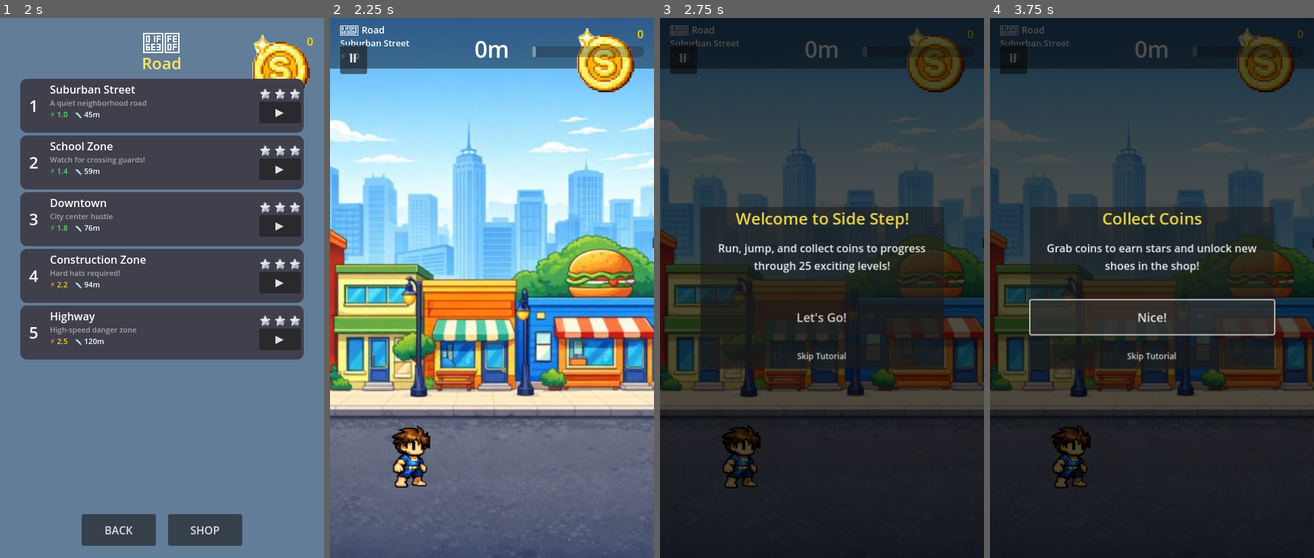
Above: before the commit, frames 1-4 (left to right).
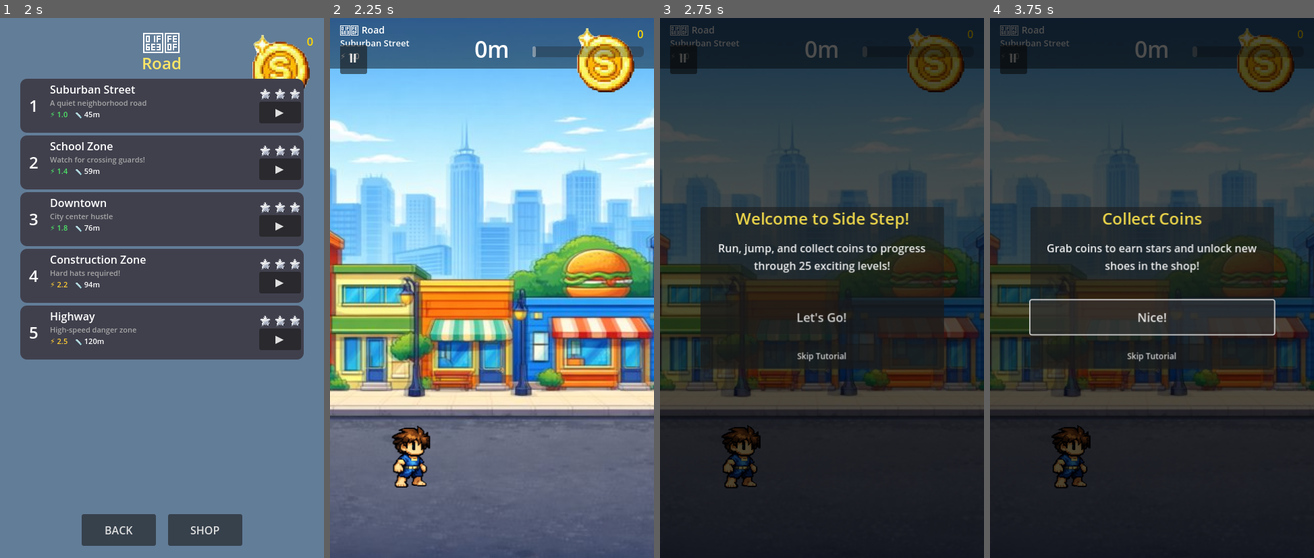
Above: after the commit, the same moments.

Repository: ishaldie/Side-Step
Game: Godot game, scene res://scenes/main_menu.tscn
The game is run twice, just before and just after one commit, with the same random seed, the same clock (stepped at 60 frames per second) and the same inputs. Sound files missing from this copy of the repository are replaced by a short silence.
Inputs:
- Up to frame 1 (2 s): click "PLAY" at 0.5 s; click "▶" at 1.25 s
- Up to frame 2 (2.25 s): click "▶" at 2 s
- Up to frame 3 (2.75 s): no input
- Up to frame 4 (3.75 s): click "Let's Go!" at 2.75 s; click "Got it!" at 3.5 s

Frame 1 is identical in both runs. In frame 2, 14% of the frame differs, in the area x 0-100%, y 16-75%; in frame 3, 4.3%; in frame 4, 4.3%.

Commit message:
Revert "fix(game): rollback parallax background path to restore gameplay visuals"
This reverts commit b952952f886cd2ca5f119ae3be28b130a4fbc0c8.

Diff:
--- a/scripts/background_generator.gd
+++ b/scripts/background_generator.gd
@@ -9,6 +9,8 @@
 # =============================================================================
 
 const CIRCLE_SEGMENTS: int = 16
+const SCREEN_WIDTH: float = 480.0
+const SCREEN_HEIGHT: float = 800.0
 
 const BACKGROUND_IMAGES: Array[String] = [
 	"res://assets/backgrounds/city.png",        # World 0: Road
@@ -18,11 +20,22 @@
 	"res://assets/backgrounds/volcano.png"       # World 4: Volcano
 ]
 
+# Per-world parallax scroll speed ratios (fraction of obstacle speed)
+const PARALLAX_CONFIGS: Array[Dictionary] = [
+	{ "far_speed_ratio": 0.1, "near_speed_ratio": 0.3 },  # World 0: Road
+	{ "far_speed_ratio": 0.08, "near_speed_ratio": 0.25 }, # World 1: Soccer
+	{ "far_speed_ratio": 0.12, "near_speed_ratio": 0.35 }, # World 2: Beach
+	{ "far_speed_ratio": 0.06, "near_speed_ratio": 0.2 },  # World 3: Underwater
+	{ "far_speed_ratio": 0.1, "near_speed_ratio": 0.3 },   # World 4: Volcano
+]
+
 # =============================================================================
 # PRIVATE STATE
 # =============================================================================
 
 var _parent: Node2D
+var _parallax_bg: ParallaxBackground = null
+var _world_index: int = 0
 
 # =============================================================================
 # PUBLIC API
@@ -34,24 +47,16 @@
 
 ## Creates background decorations for the specified world.
 func create_background(world_index: int, world_data: Dictionary) -> void:
-	# Try to load background image first
+	_world_index = world_index
+
+	# Try to load background image with parallax
 	if world_index < BACKGROUND_IMAGES.size() and ResourceLoader.exists(BACKGROUND_IMAGES[world_index]):
 		var bg_texture: Texture2D = load(BACKGROUND_IMAGES[world_index])
 		if bg_texture:
-			var bg_sprite := Sprite2D.new()
-			bg_sprite.texture = bg_texture
-			bg_sprite.z_index = -100
-			# Center the background and scale to fit screen
-			bg_sprite.position = Vector2(240, 400)  # Center of 480x800 screen
-			# Scale to cover the screen
-			var scale_x: float = 480.0 / bg_texture.get_width()
-			var scale_y: float = 800.0 / bg_texture.get_height()
-			var scale_factor: float = max(scale_x, scale_y)
-			bg_sprite.scale = Vector2(scale_factor, scale_factor)
-			_parent.add_child(bg_sprite)
-			return  # Use image background, skip procedural
-
-	# Fallback to procedural backgrounds
+			_create_parallax_background(bg_texture, world_index)
+			return  # Use parallax background, skip procedural
+
+	# Fallback to procedural backgrounds (no parallax)
 	_create_sky_gradient(world_data)
 
 	match world_index:
@@ -60,6 +65,78 @@
 		2: _create_beach_background()
 		3: _create_underwater_background()
 		4: _create_volcano_background()
+
+
+## Updates parallax scroll offset. Call from game._process().
+func update_parallax_scroll(obstacle_speed: float, delta: float) -> void:
+	if _parallax_bg:
+		_parallax_bg.scroll_offset.x -= obstacle_speed * delta
+
+
+## Creates a ParallaxBackground with far and near tiling layers.
+func _create_parallax_background(texture: Texture2D, world_index: int) -> void:
+	_parallax_bg = ParallaxBackground.new()
+	_parallax_bg.name = "ParallaxBG"
+	_parallax_bg.scroll_base_offset = Vector2.ZERO
+
+	# Calculate scale to cover screen height
+	var scale_x: float = SCREEN_WIDTH / texture.get_width()
+	var scale_y: float = SCREEN_HEIGHT / texture.get_height()
+	var scale_factor: float = max(scale_x, scale_y)
+
+	# Get config
+	var config: Dictionary = PARALLAX_CONFIGS[world_index] if world_index < PARALLAX_CONFIGS.size() else PARALLAX_CONFIGS[0]
+
+	# Far layer — background image, slow scroll
+	var far_layer := ParallaxLayer.new()
+	far_layer.name = "FarLayer"
+	far_layer.motion_scale = Vector2(config.far_speed_ratio, 0.0)
+	# Tile horizontally so scrolling never reveals empty space
+	var tile_width: float = texture.get_width() * scale_factor
+	far_layer.motion_mirroring = Vector2(tile_width, 0)
+
+	var far_sprite := Sprite2D.new()
+	far_sprite.texture = texture
+	far_sprite.scale = Vector2(scale_factor, scale_factor)
+	far_sprite.position = Vector2(SCREEN_WIDTH / 2.0, SCREEN_HEIGHT / 2.0)
+	far_sprite.z_index = -100
+	far_layer.add_child(far_sprite)
+
+	# Duplicate sprite for seamless tiling
+	var far_sprite2 := Sprite2D.new()
+	far_sprite2.texture = texture
+	far_sprite2.scale = Vector2(scale_factor, scale_factor)
+	far_sprite2.position = Vector2(SCREEN_WIDTH / 2.0 + tile_width, SCREEN_HEIGHT / 2.0)
+	far_sprite2.z_index = -100
+	far_layer.add_child(far_sprite2)
+
+	_parallax_bg.add_child(far_layer)
+
+	# Near layer — slight color overlay for depth, faster scroll
+	var near_layer := ParallaxLayer.new()
+	near_layer.name = "NearLayer"
+	near_layer.motion_scale = Vector2(config.near_speed_ratio, 0.0)
+	near_layer.motion_mirroring = Vector2(tile_width, 0)
+
+	var near_sprite := Sprite2D.new()
+	near_sprite.texture = texture
+	near_sprite.scale = Vector2(scale_factor, scale_factor)
+	near_sprite.position = Vector2(SCREEN_WIDTH / 2.0, SCREEN_HEIGHT / 2.0)
+	near_sprite.z_index = -99
+	near_sprite.modulate = Color(1, 1, 1, 0.3)  # Semi-transparent overlay
+	near_layer.add_child(near_sprite)
+
+	var near_sprite2 := Sprite2D.new()
+	near_sprite2.texture = texture
+	near_sprite2.scale = Vector2(scale_factor, scale_factor)
+	near_sprite2.position = Vector2(SCREEN_WIDTH / 2.0 + tile_width, SCREEN_HEIGHT / 2.0)
+	near_sprite2.z_index = -99
+	near_sprite2.modulate = Color(1, 1, 1, 0.3)
+	near_layer.add_child(near_sprite2)
+
+	_parallax_bg.add_child(near_layer)
+
+	_parent.add_child(_parallax_bg)
 
 
 ## Creates tiled ground sprites for the specified world.
--- a/scripts/game.gd
+++ b/scripts/game.gd
@@ -138,6 +138,7 @@
 		return
 
 	GameManager.add_distance(_level_data.obstacle_speed * delta * DISTANCE_SCALE)
+	_bg_generator.update_parallax_scroll(_level_data.obstacle_speed, delta)
 	_update_powerup_timer(delta)
 	_update_ui()
 
